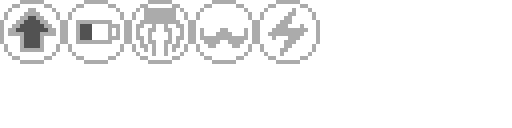
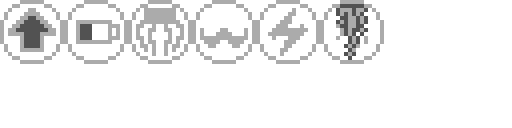
Revision of a layered 512 × 128 image; what changed, layer by layer:
painted on "Background" over [320, 0, 384, 64]
